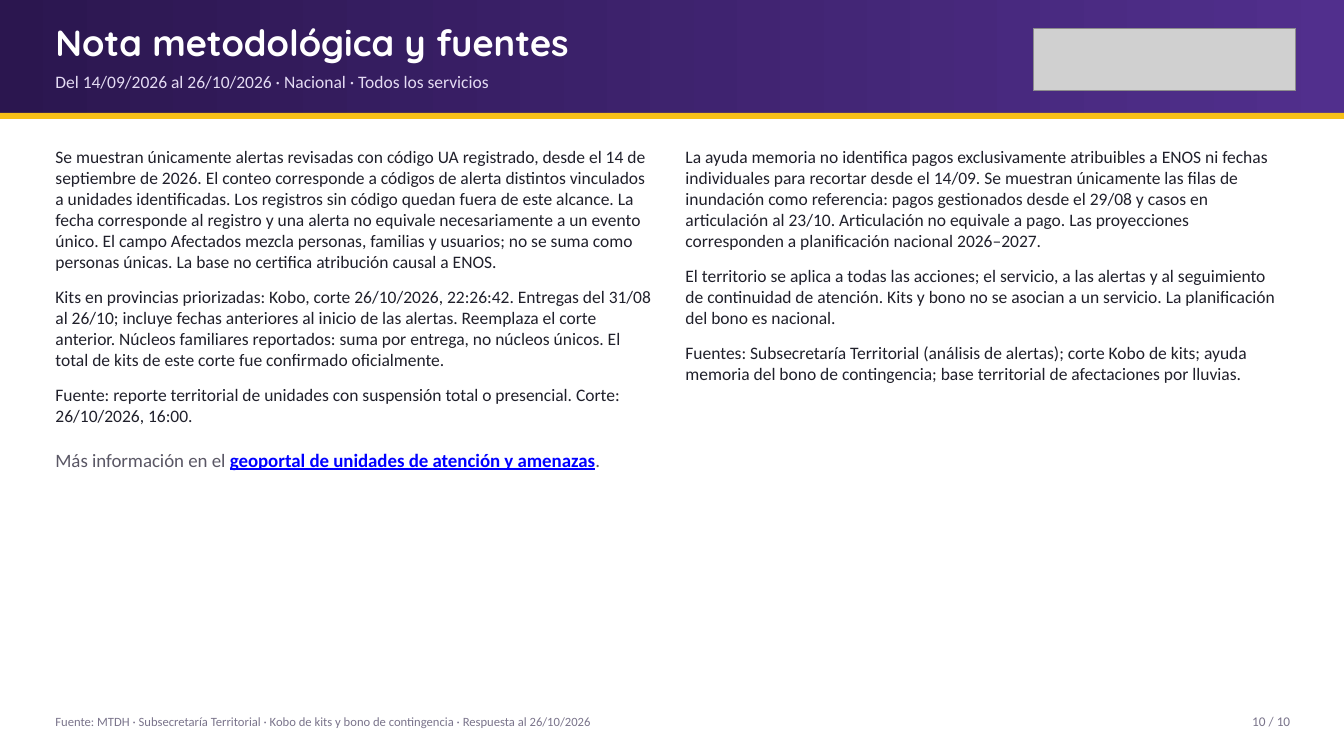
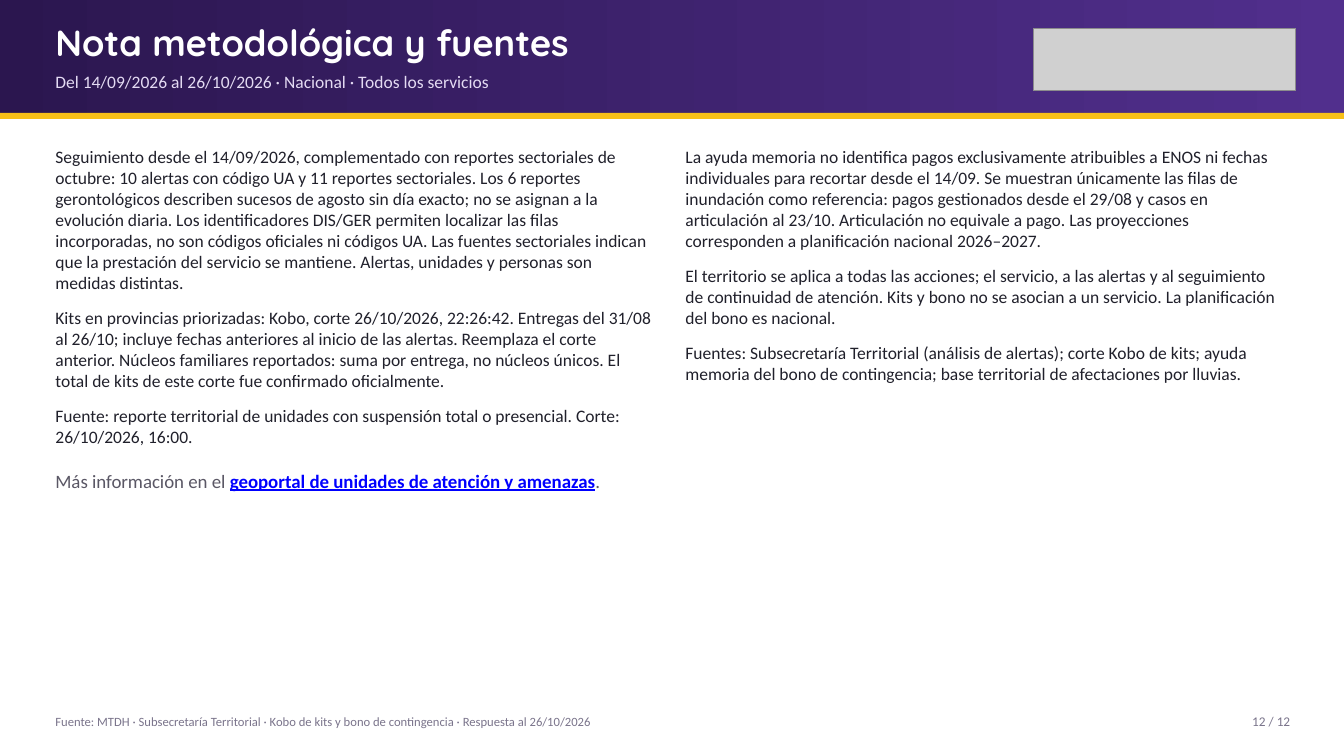
Before and after one commit to JuanAmbuludi/Sistema-Reporte-MTDH, a slide deck: slide 12 of docs/reportes/Seguimiento_ENOS_2026-10-26.pptx (slide 10 before the commit). Drawn at 1344x756 pixels with LibreOffice and Linux fonts; fonts in the diff are those of the drawing; grey boxes stand for pictures. Boxes give left, top, right and bottom in pixels: in the first picture for what was removed or moved away, otherwise in the second. Text is boxed around its words. In the diff, an @@ line names an element or a change of style, - is before the commit and + after.

Commit message:
Incorporar 11 reportes sectoriales y adaptar Riesgos al PDF aprobado

```diff
--- a/docs/reportes/Seguimiento_ENOS_2026-10-26.pptx
+++ b/docs/reportes/Seguimiento_ENOS_2026-10-26.pptx
@@ text at <box>55,151,646,289</box>: text changed @@
-Se muestran únicamente alertas revisadas con código UA registrado, desde el 14 de septiembre de 2026. El conteo corresponde a códigos de alerta distintos vinculados a unidades identificadas. Los registros sin código quedan fuera de este alcance. La fecha corresponde al registro y una alerta no equivale necesariamente a un evento único. El campo Afectados mezcla personas, familias y usuarios; no se suma como personas únicas. La base no certifica atribución causal a ENOS.
+Seguimiento desde el 14/09/2026, complementado con reportes sectoriales de octubre: 10 alertas con código UA y 11 reportes sectoriales. Los 6 reportes gerontológicos describen sucesos de agosto sin día exacto; no se asignan a la evolución diaria. Los identificadores DIS/GER permiten localizar las filas incorporadas, no son códigos oficiales ni códigos UA. Las fuentes sectoriales indican que la prestación del servicio se mantiene. Alertas, unidades y personas son medidas distintas.
@@ text at <box>1252,717,1290,726</box>: text changed @@
-10 / 10
+12 / 12
```
Also in this commit, not shown: 9 other slides changed, 2 slides added, 14 other files.
